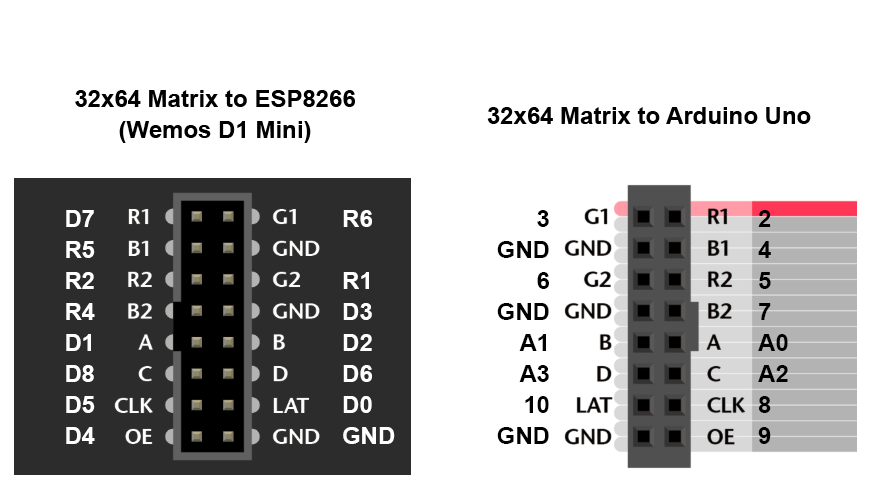
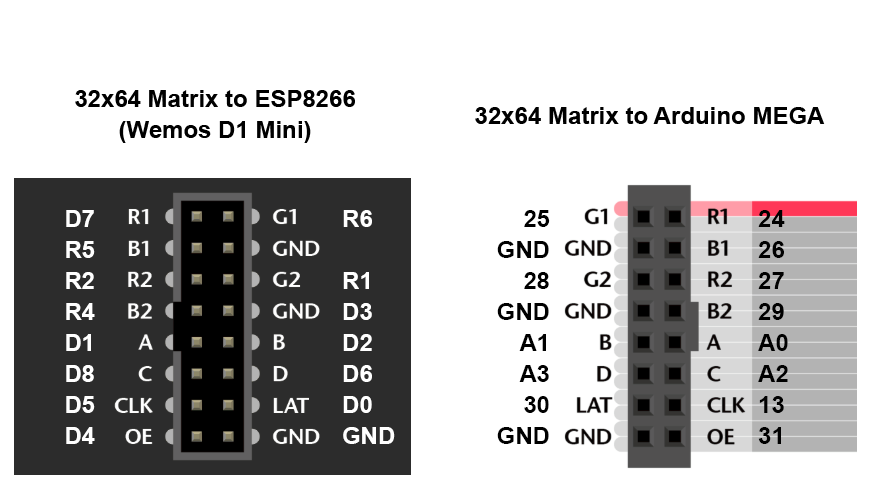
Layered file, before and after one edit (875 × 500). Changes by layer:
added group "Arduino MEGA" with 3 layers above "Arduino UNO" over left=475, top=107, right=825, bottom=444
added layer "32x64 Matrix to Arduino MEGA" in group "Arduino MEGA" over left=475, top=107, right=825, bottom=124
added layer "24 26 27 29 A0 A2 13 31" in group "Arduino MEGA" over left=758, top=210, right=785, bottom=444
added layer "25 GND 28 GND A1 A3 30 GND" in group "Arduino MEGA" over left=524, top=210, right=550, bottom=413
moved "32x64 Matrix to Arduino Uno" into group "Arduino UNO" over left=487, top=107, right=811, bottom=124
moved "2 4 5 7 A0 A2 8 9" into group "Arduino UNO" over left=758, top=210, right=785, bottom=444
moved "3 GND 6 GND A1 A3 10 GND" into group "Arduino UNO" over left=524, top=210, right=549, bottom=413
